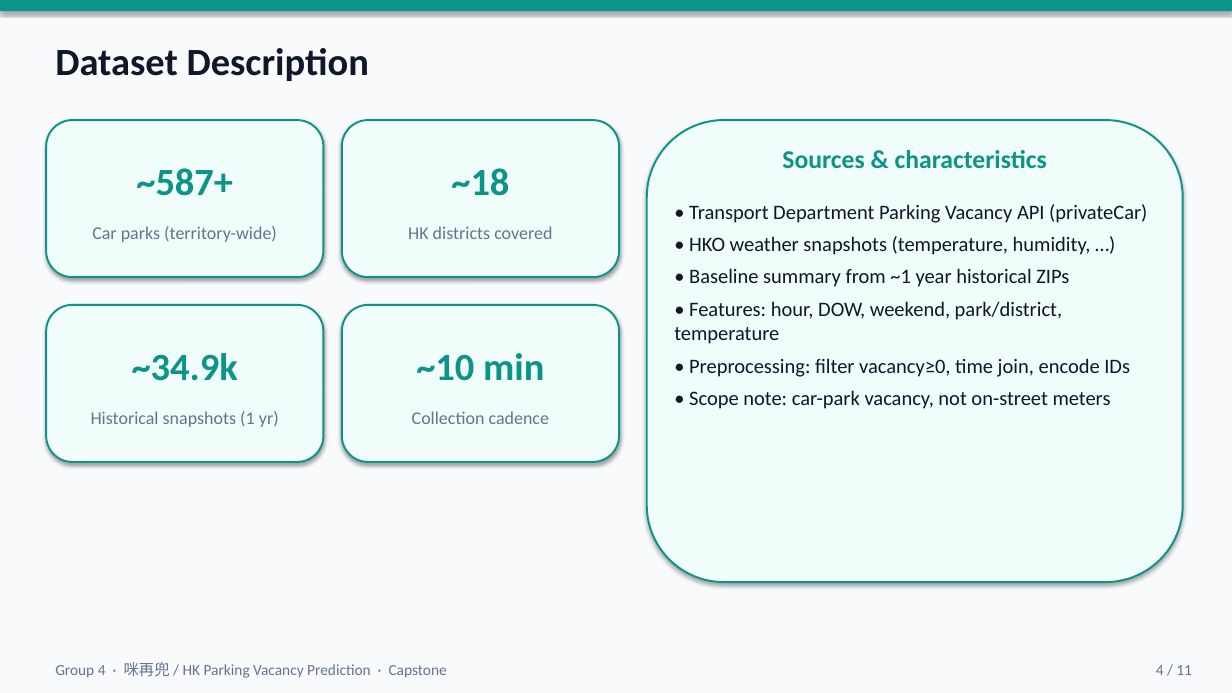
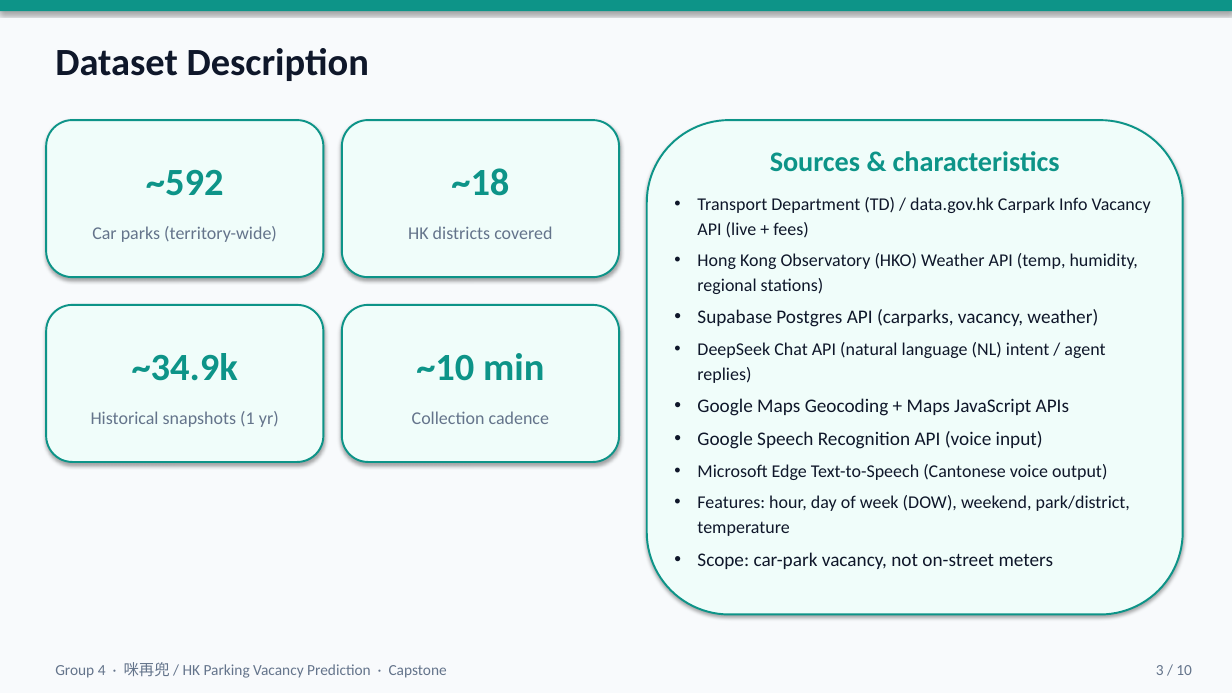
Before and after one commit to keithlky1992/hk-parking-vacancy-prediction, a slide deck: slide 3 of presentation/Group4_HK_Parking_Vacancy_Prediction.pptx (slide 4 before the commit). Drawn at 1232x693 pixels with LibreOffice and Linux fonts; fonts in the diff are those of the drawing. Boxes give left, top, right and bottom in pixels: in the first picture for what was removed or moved away, otherwise in the second. Text is boxed around its words. In the diff, an @@ line names an element or a change of style, - is before the commit and + after.

```diff
--- a/presentation/Group4_HK_Parking_Vacancy_Prediction.pptx
+++ b/presentation/Group4_HK_Parking_Vacancy_Prediction.pptx
@@ rounded rectangle: place and size @@
-rounded rectangle at bbox=[647, 120, 1183, 582]
+rounded rectangle at bbox=[647, 120, 1183, 615]
@@ text "Sources & characteristics" at bbox=[770, 151, 1060, 172]: size 20 to 22 pt @@
@@ text at bbox=[146, 169, 224, 196]: text changed @@
-~587+
+~592
@@ text at bbox=[697, 197, 1151, 569]: text changed; size 16 to 14 pt @@
-• Transport Department Parking Vacancy API (privateCar)
-• HKO weather snapshots (temperature, humidity, …)
-• Baseline summary from ~1 year historical ZIPs
-• Features: hour, DOW, weekend, park/district, temperature
-• Preprocessing: filter vacancy≥0, time join, encode IDs
-• Scope note: car-park vacancy, not on-street meters
+• Transport Department (TD) / data.gov.hk Carpark Info Vacancy API (live + fees)
+• Hong Kong Observatory (HKO) Weather API (temp, humidity, regional stations)
+• Supabase Postgres API (carparks, vacancy, weather)
+• DeepSeek Chat API (natural language (NL) intent / agent replies)
+• Google Maps Geocoding + Maps JavaScript APIs
+• Google Speech Recognition API (voice input)
+• Microsoft Edge Text-to-Speech (Cantonese voice output)
+• Features: hour, day of week (DOW), weekend, park/district, temperature
+• Scope: car-park vacancy, not on-street meters
@@ text at bbox=[1156, 665, 1192, 675]: text changed @@
-4 / 11
+3 / 10
```
Also in this commit, not shown: 9 other slides changed, 1 slide removed, 6 other files.
